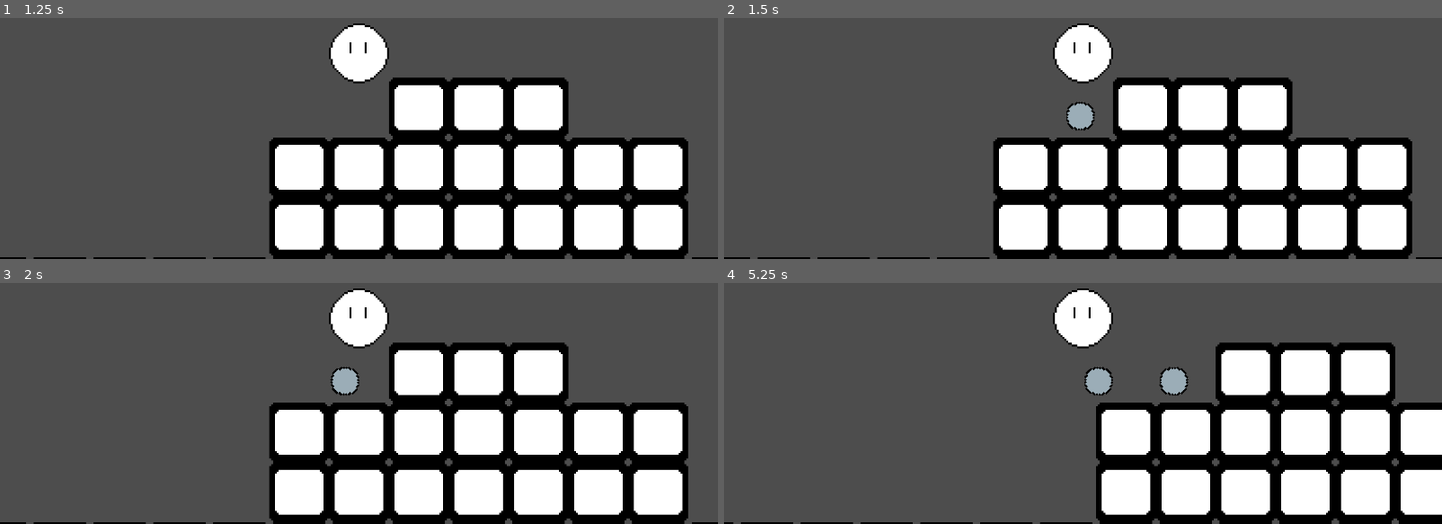
Above: before the commit, frames 1-4 (two rows, left to right).
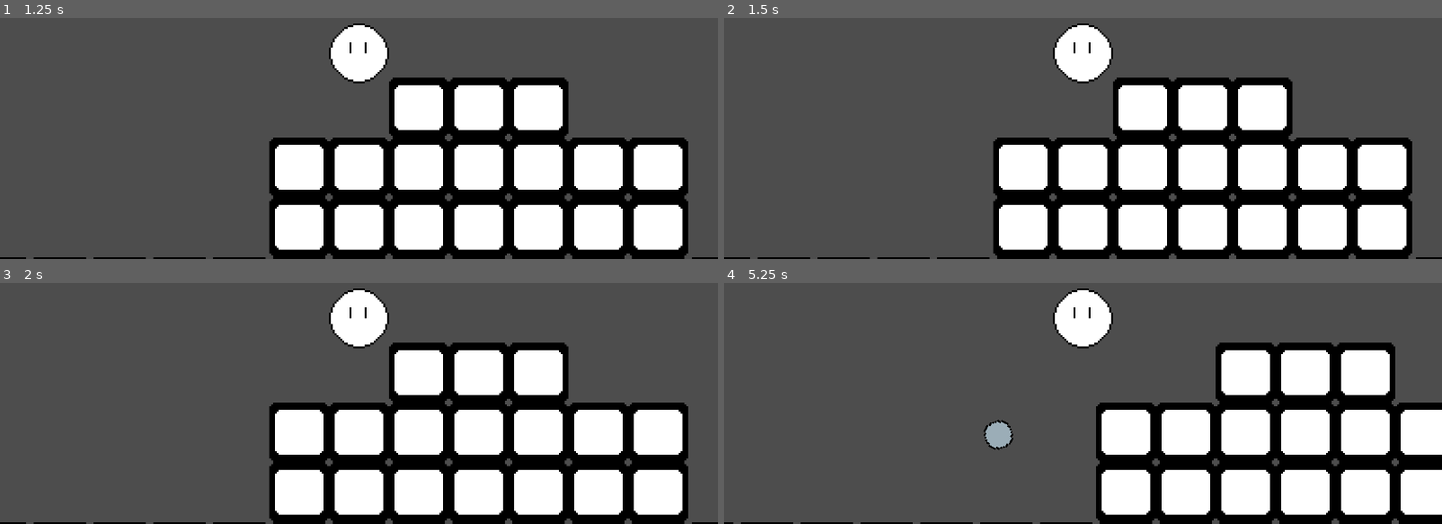
Above: after the commit, the same moments.

Repository: JoshuaKlot/BinghamtonGameJam3
Game: Godot game, scene res://scenes/main.tscn
Two runs of this game, one before a commit and one after it. Both use one fixed random seed, a clock stepped at 60 frames per second and the inputs below.
Inputs (mouse positions are in pixels of both pictures, inside the frame that each line leads up to):
- Up to frame 1 (1.25 s): tap Enter (ui_accept) at 0.5, 0.77 s; move the mouse to (516, 37) at 0.52 s; hold Right (ui_right) from 0.53 s (still down); tap Space (shoot) at 0.6 s
- Up to frame 2 (1.5 s): keep holding Right (ui_right); tap Enter (ui_accept) at 1.25 s; move the mouse to (939, 78) at 1.27 s; tap Space (shoot) at 1.35 s
- Up to frame 3 (2 s): keep holding Right (ui_right); tap Enter (ui_accept) at 1.52 s
- Up to frame 4 (5.25 s): move the mouse to (outside the picture) at 2.02 s; release Right (ui_right) at 2.03 s; hold Left (ui_left) 2.03-2.78 s; tap Space (shoot) every 0.75 s from 2.1 to 5.1 s; move the mouse to (1047, 403) at 2.77 s; hold Right (ui_right) 2.78-4.28 s; tap Enter (ui_accept) at 3.02, 3.77, 4.52 s; move the mouse to (1298, 381) at 3.52 s; move the mouse to (outside the picture) at 4.27 s; hold Left (ui_left) 4.28-5.03 s; move the mouse to (1118, 321) at 5.02 s; hold Right (ui_right) from 5.03 s (still down)

Frame 1 is identical in both runs. In frame 2, 0.4% of the frame differs, in the area x 47-52%, y 34-47%; in frame 3, 0.4%; in frame 4, 1.1%, in the area x 36-65%, y 34-70%.

Commit message:
AddedplayerSprite

Diff:
--- a/platformer/Scripts/bullet.gd
+++ b/platformer/Scripts/bullet.gd
@@ -6,7 +6,7 @@
 	look_at(get_viewport().get_mouse_position())
 
 func _physics_process(delta: float) -> void:
-	velocity = Vector2(1, 1).rotated(rotation) * bulletSpeed
+	velocity = Vector2(0,1).rotated(rotation) * bulletSpeed
 	move_and_slide()
 	var collision_info = move_and_collide(velocity * delta)
 	if collision_info:
Binary file added: platformer/sprites/PlayerOverhead.png
